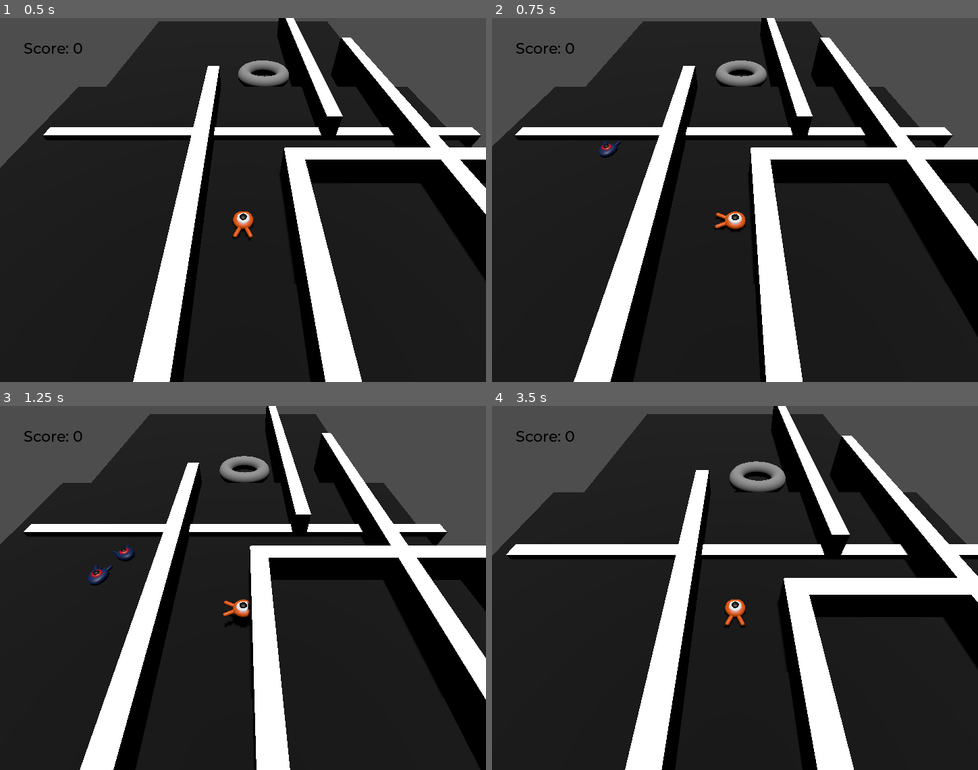
Above: before the commit, frames 1-4 (two rows, left to right).
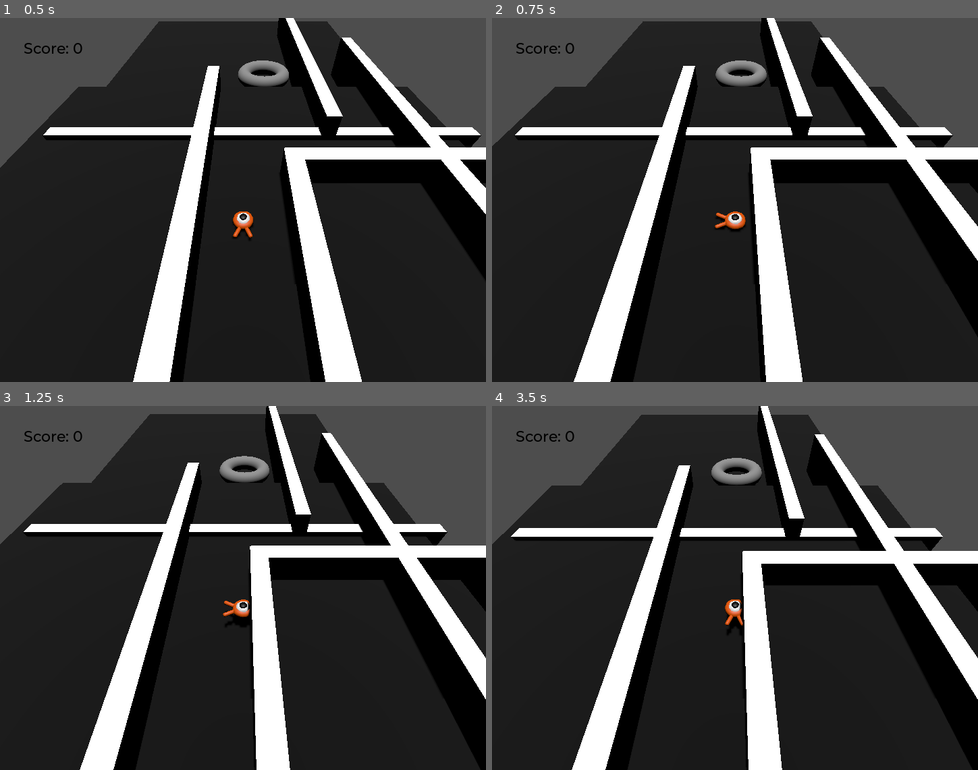
Above: after the commit, the same moments.

Repository: Blubtastic/game_jam_loophole
Game: Godot game, scene res://main.tscn
The game is run twice, just before and just after one commit, with the same random seed, the same clock (stepped at 60 frames per second) and the same inputs.
Inputs:
- Up to frame 1 (0.5 s): no input
- Up to frame 2 (0.75 s): tap Enter (ui_accept) at 0.5 s; hold Right (move_right) from 0.53 s (still down)
- Up to frame 3 (1.25 s): keep holding Right (move_right); tap Space (jump) at 0.77 s
- Up to frame 4 (3.5 s): release Right (move_right) at 1.28 s; hold Down (move_back) 1.28-2.03 s; tap Space (jump) at 1.52, 3.02 s; hold Right (move_right) 2.03-2.78 s; hold Up (move_forward) from 2.78 s (still down)

Frame 1 is identical in both runs. In frame 2, 0.1% of the frame differs, in the area x 21-27%, y 33-39%; in frame 3, 0.3%; in frame 4, 43%, in the area x 0-100%, y 0-100%.
Error after the commit: Invalid call. Nonexistent function 'initialize' in base 'CharacterBody3D (Mob.gd)'. (res://main.gd:15)

Commit message:
Add player-detector
Altered to add a ShapeCast for detecting and following player

Diff:
--- a/Mob.gd
+++ b/Mob.gd
@@ -2,22 +2,23 @@
 
 signal squashed
 
-@export var min_speed = 10
-@export var max_speed = 18
+@export var speed = 6
+@export var view_distance: int = 8
+var detector: ShapeCast3D
+
+func _ready():
+	detector = get_node("Pivot/Character/ShapeCast3D")
 
 func _physics_process(_delta):
-	move_and_slide()
-
-func initialize(start_position, player_position):
-	look_at_from_position(start_position, player_position, Vector3.UP)
-	rotate_y(randf_range(-PI / 4, PI / 4))
-
-	var random_speed = randi_range(min_speed, max_speed)
-	velocity = Vector3.FORWARD * random_speed
-	velocity = velocity.rotated(Vector3.UP, rotation.y)
-
-func _on_visible_on_screen_notifier_3d_screen_exited():
-	queue_free()
+	if detector.is_colliding():
+		var target = detector.get_collision_point(0)
+		look_at_from_position(
+			Vector3(self.position),
+			Vector3(target.x, self.position.y, target.z),
+			Vector3.UP)
+		velocity = Vector3.FORWARD * speed
+		velocity = velocity.rotated(Vector3.UP, rotation.y)
+		move_and_slide()
 
 func squash():
 	squashed.emit()
--- a/mob.tscn
+++ b/mob.tscn
@@ -1,10 +1,13 @@
-[gd_scene load_steps=4 format=3 uid="uid://cq0ol8whi7xsn"]
+[gd_scene load_steps=5 format=3 uid="uid://cq0ol8whi7xsn"]
 
 [ext_resource type="Script" path="res://Mob.gd" id="1_uh05j"]
 [ext_resource type="PackedScene" uid="uid://cg75e06smglke" path="res://art/mob.glb" id="2_wq68v"]
 
+[sub_resource type="ConvexPolygonShape3D" id="ConvexPolygonShape3D_k7i1a"]
+points = PackedVector3Array(1, -0.5, 0, 1, 0.5, 0, -1, -0.5, 0, -1, 0.5, 0, -1, 3, -3, 1, 3, -3, 8, -0.5, -20, 8, 3, -20, -8, -0.5, -20, -8, 3, -20)
+
 [sub_resource type="BoxShape3D" id="BoxShape3D_tdb2d"]
-size = Vector3(0.740246, 1.29715, 0.982796)
+size = Vector3(1.5, 1.2, 2)
 
 [node name="Mob" type="CharacterBody3D" groups=["mob"]]
 collision_layer = 2
@@ -15,12 +18,12 @@
 
 [node name="Character" parent="Pivot" instance=ExtResource("2_wq68v")]
 
+[node name="ShapeCast3D" type="ShapeCast3D" parent="Pivot/Character"]
+transform = Transform3D(1, 0, 0, 0, 1, 0, 0, 0, 1, 0, 0.374843, 0)
+shape = SubResource("ConvexPolygonShape3D_k7i1a")
+target_position = Vector3(0, 0, 0)
+debug_shape_custom_color = Color(0.564706, 0, 0, 1)
+
 [node name="CollisionShape3D" type="CollisionShape3D" parent="."]
-transform = Transform3D(2, 0, 0, 0, 0.5, 0, 0, 0, 2, 0, 0.309467, 0)
+transform = Transform3D(1, 0, 0, 0, 1, 0, 0, 0, 1, 0, 0.309467, 0)
 shape = SubResource("BoxShape3D_tdb2d")
-
-[node name="VisibleOnScreenNotifier3D" type="VisibleOnScreenNotifier3D" parent="."]
-transform = Transform3D(1, 0, 0, 0, 1, 0, 0, 0, 1, 0, 0.24528, 0)
-aabb = AABB(-0.749577, -0.26839, -0.976205, 1.49915, 0.649084, 1.95241)
-
-[connection signal="screen_exited" from="VisibleOnScreenNotifier3D" to="." method="_on_visible_on_screen_notifier_3d_screen_exited"]
